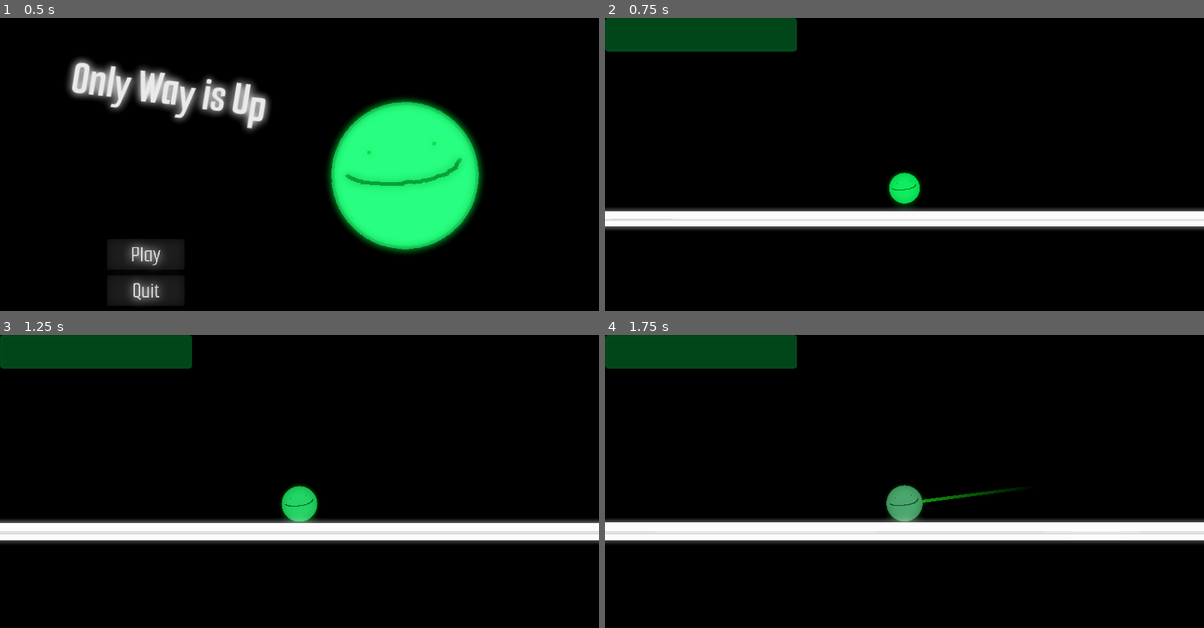
Above: before the commit, frames 1-4 (two rows, left to right).
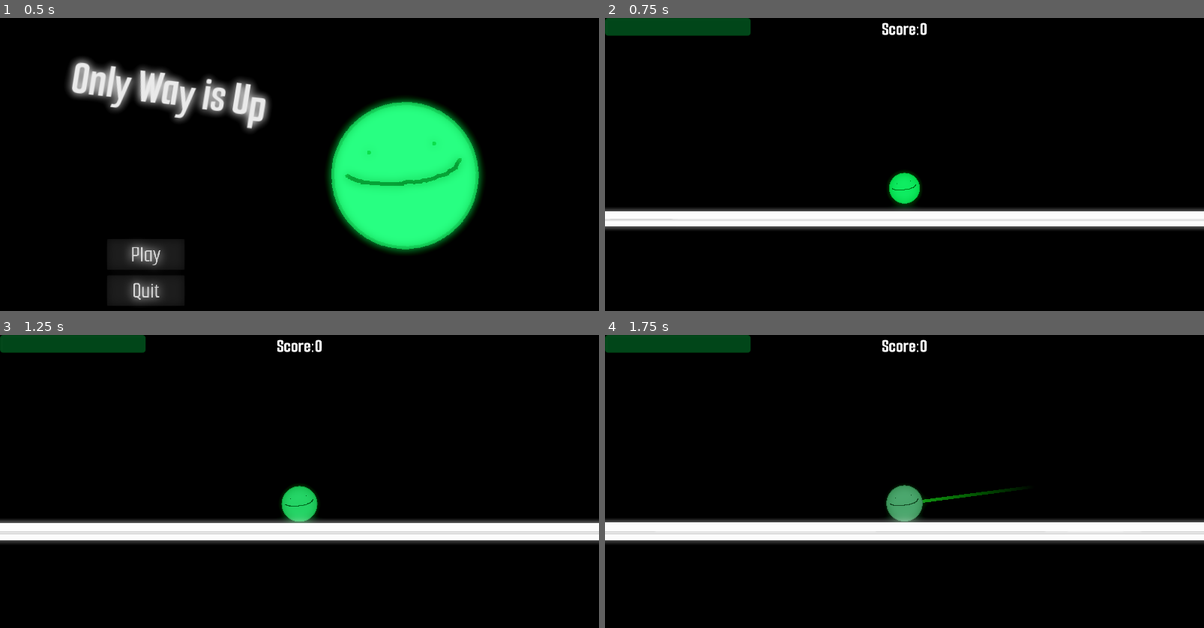
Above: after the commit, the same moments.

Repository: ai43184-school/School-project
Game: Godot game, scene res://Scenes/main_menu.tscn
Same seed, same stepped clock (60 frames per second), same inputs: the game is played once before the commit and once after it.
Inputs (mouse positions are in pixels of both pictures, inside the frame that each line leads up to):
- Up to frame 1 (0.5 s): no input
- Up to frame 2 (0.75 s): click "Play" at 0.5 s
- Up to frame 3 (1.25 s): no input
- Up to frame 4 (1.75 s): move the mouse to (1036, 487) at 1.27 s; press the mouse at (1036, 487) at 1.28 s

Frame 1 is identical in both runs. In frame 2, 2.4% of the frame differs, in the area x 0-54%, y 0-12%; in frame 3, 2.4%; in frame 4, 2.4%.

Commit message:
call me gordon the way I am cooking
score and stuff

Diff:
--- a/only-way-is-up/Scenes/hud.tscn
+++ b/only-way-is-up/Scenes/hud.tscn
@@ -1,6 +1,7 @@
-[gd_scene load_steps=5 format=3 uid="uid://cwokyxkuat3kt"]
+[gd_scene load_steps=6 format=3 uid="uid://cwokyxkuat3kt"]
 
-[ext_resource type="Script" path="res://Scenes/health_bar.gd" id="1_am8j0"]
+[ext_resource type="Script" path="res://Scripts/hud.gd" id="1_0r073"]
+[ext_resource type="FontFile" uid="uid://dutybfv53jaj4" path="res://Assets/FONTS/Smooch_Sans/static/SmoochSans-Bold.ttf" id="2_hs4jk"]
 
 [sub_resource type="StyleBoxFlat" id="StyleBoxFlat_ciif7"]
 bg_color = Color(0.176419, 0.176419, 0.176419, 1)
@@ -26,11 +27,11 @@
 ProgressBar/styles/fill = SubResource("StyleBoxFlat_llh7y")
 
 [node name="HUD" type="CanvasLayer"]
-script = ExtResource("1_am8j0")
+script = ExtResource("1_0r073")
 
 [node name="BoxContainer" type="BoxContainer" parent="."]
-offset_right = 616.0
-offset_bottom = 108.0
+offset_right = 467.0
+offset_bottom = 57.0
 
 [node name="ProgressBar" type="ProgressBar" parent="BoxContainer"]
 modulate = Color(1, 1, 1, 0.372549)
@@ -41,3 +42,25 @@
 max_value = 3.0
 value = 3.0
 show_percentage = false
+
+[node name="ScoreContainer" type="BoxContainer" parent="."]
+anchors_preset = 5
+anchor_left = 0.5
+anchor_right = 0.5
+offset_left = -338.0
+offset_right = 338.0
+offset_bottom = 72.0
+grow_horizontal = 2
+
+[node name="Score" type="Label" parent="ScoreContainer"]
+layout_mode = 2
+size_flags_horizontal = 3
+size_flags_vertical = 1
+theme_override_colors/font_color = Color(1, 1, 1, 1)
+theme_override_colors/font_shadow_color = Color(0.374139, 0.374139, 0.374139, 1)
+theme_override_colors/font_outline_color = Color(0.813258, 0.813258, 0.813258, 1)
+theme_override_fonts/font = ExtResource("2_hs4jk")
+theme_override_font_sizes/font_size = 60
+text = "Score: 0"
+horizontal_alignment = 1
+vertical_alignment = 1
--- a/only-way-is-up/Scripts/enemy_1.gd
+++ b/only-way-is-up/Scripts/enemy_1.gd
@@ -24,6 +24,7 @@
 			sprite.visible = false
 			particles.restart()
 			particles.visible = true
+			GameManager.score += 100
 
 		if enemy_type == "spike":
 			death_timer.start()
--- a/only-way-is-up/Scripts/game_manager.gd
+++ b/only-way-is-up/Scripts/game_manager.gd
@@ -16,6 +16,9 @@
 var heal: int = 1
 var can_be_hit = true
 var took_damage = false
+
+#Scoring
+var score: int = 0
 
 #func _process(delta: float) -> void:
 	#print(health)
--- a/only-way-is-up/Scenes/health_bar.gd
+++ b/only-way-is-up/Scripts/hud.gd
@@ -1,6 +1,8 @@
 extends CanvasLayer
 
 @onready var healthbar: ProgressBar = $BoxContainer/ProgressBar
+@onready var score: Label = $ScoreContainer/Score
 
 func _process(delta: float) -> void:
 	healthbar.value = GameManager.health
+	score.text = "Score:" + str(GameManager.score)
